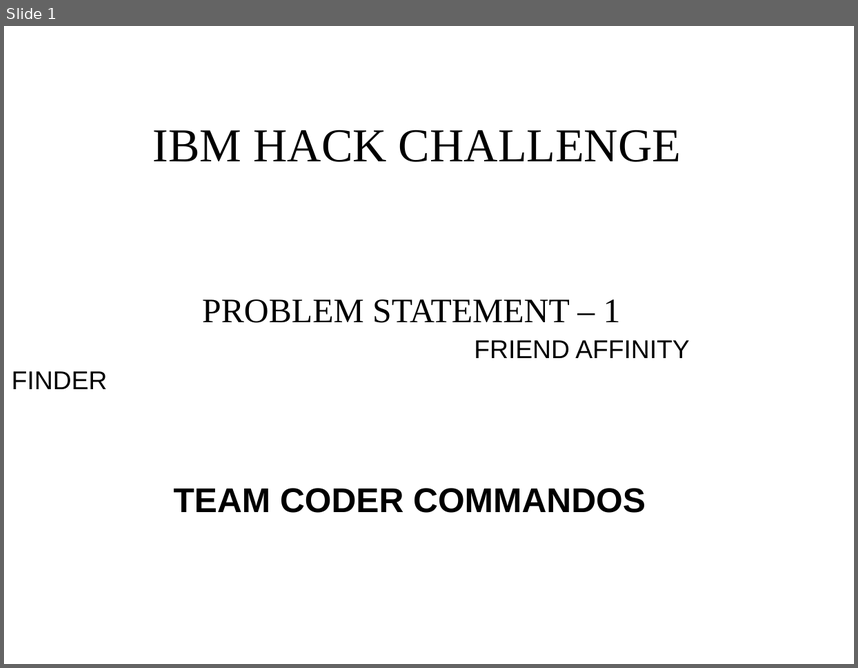
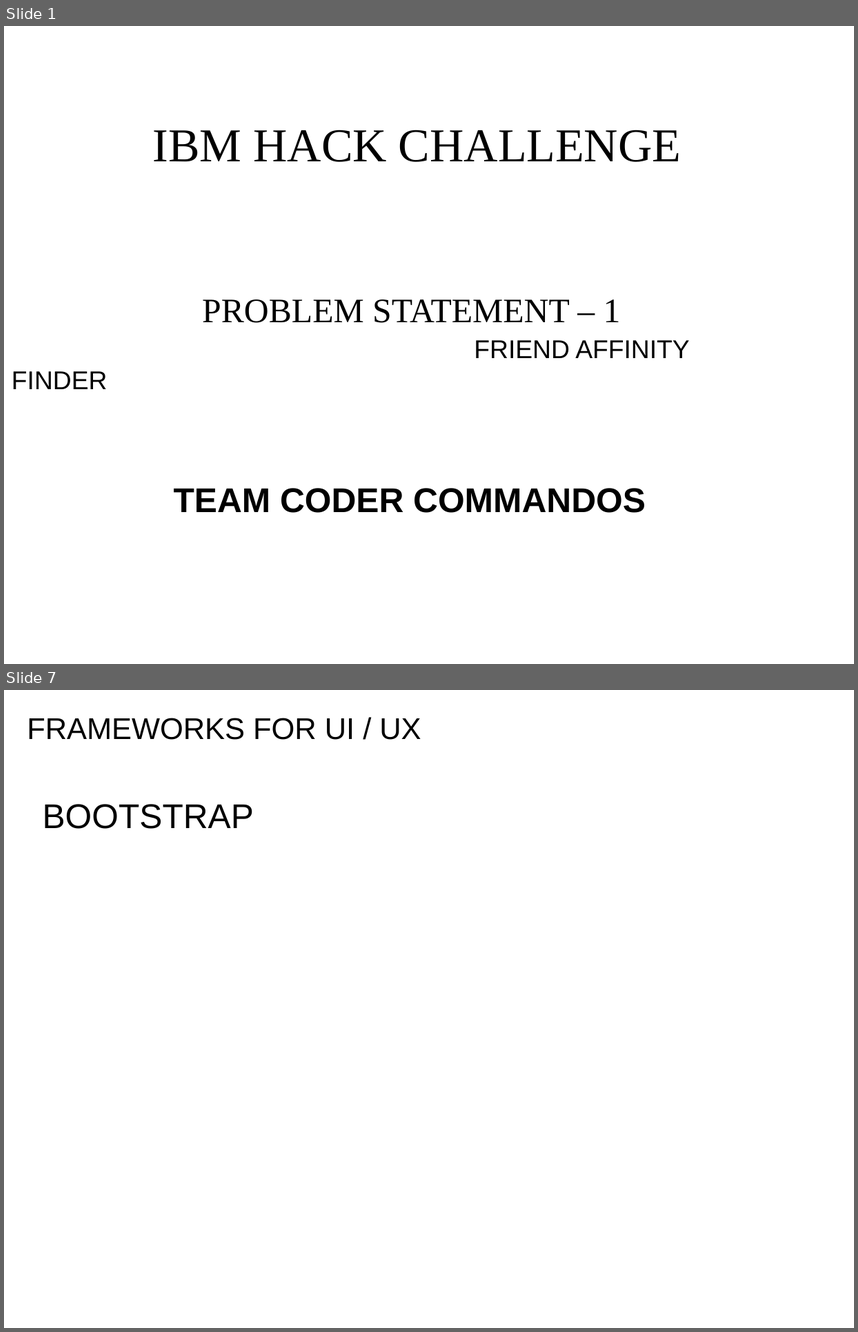
Before and after one commit to ashryaagr/IBM-Hack-Challenge, a slide deck: IBM-PPT.odp. Shown one above the other, each under a label of ours: slide 1 before the commit, slides 1 and 7 after it; the slides between them are not shown. The pictures are 858x668 and 858x1332 pixels, drawn with LibreOffice and Linux fonts; fonts in the diff are those of the drawing; background and template pictures are left out. Boxes give left, top, right and bottom in pixels: in the first picture for what was removed or moved away, otherwise in the second. Text is boxed around its words. In the diff, an @@ line names an element or a change of style, - is before the commit and + after.

```diff
--- a/IBM-PPT.odp
+++ b/IBM-PPT.odp
@@ slide 7 added at (4,690,854,1328), background picture (left out) @@
@@ text added at (27,718,421,740), 28 pt, text #000000 @@
+FRAMEWORKS FOR UI / UX
@@ text added at (43,804,254,829), 32 pt, text #000000 @@
+BOOTSTRAP
```
Also in this commit, not shown: 1 slide changed, 4 other slides added, 3 slides removed.
